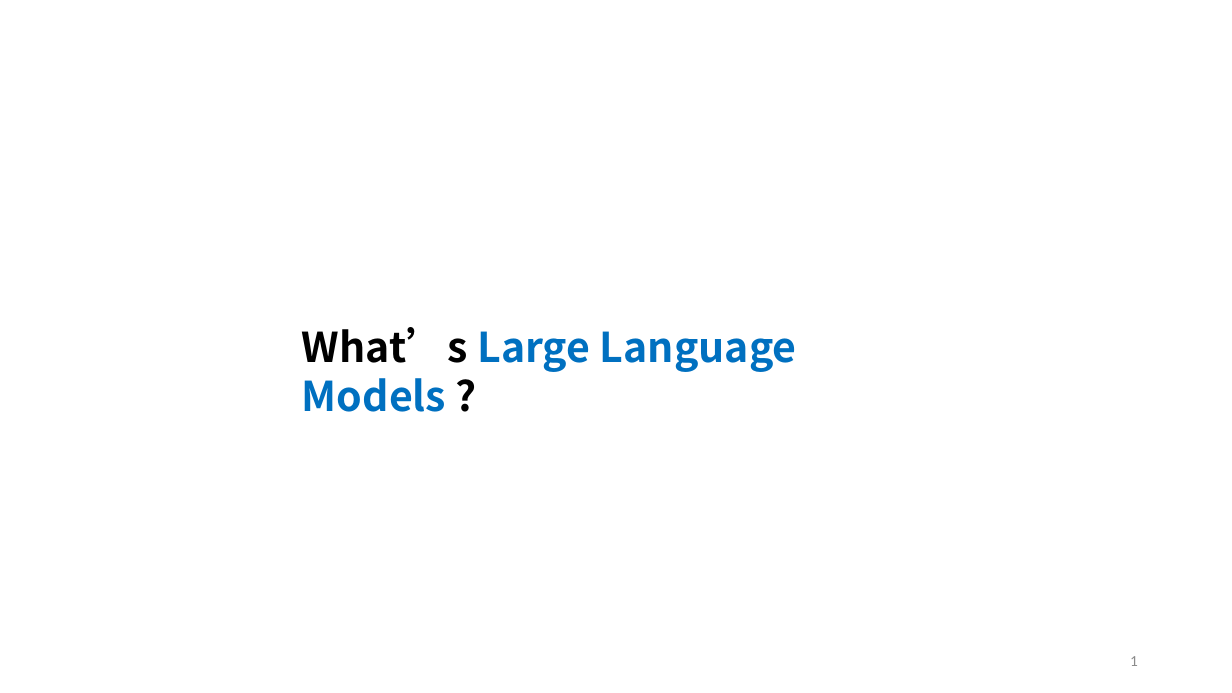
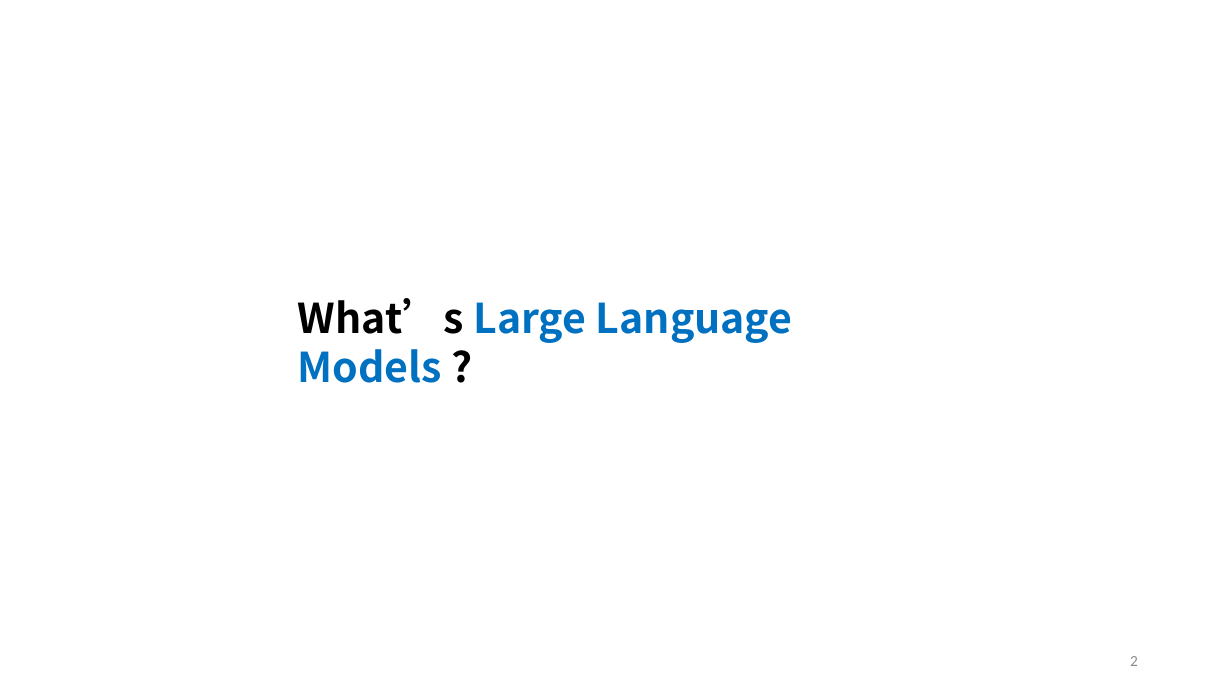
Before and after one commit to cathayins/llama_club, a slide deck: slide 3 of R1/R1.pptx (slide 2 before the commit). Drawn at 1232x693 pixels with LibreOffice and Linux fonts; fonts in the diff are those of the drawing. Boxes give left, top, right and bottom in pixels: in the first picture for what was removed or moved away, otherwise in the second. Text is boxed around its words. In the diff, an @@ line names an element or a change of style, - is before the commit and + after.

```diff
--- a/R1/R1.pptx
+++ b/R1/R1.pptx
@@ text "What’s Large Language Models ?": place and size @@
-text "What’s Large Language Models ?" at box(302, 327, 797, 412)
+text "What’s Large Language Models ?" at box(298, 298, 793, 383)
@@ page number at box(1130, 656, 1138, 666): text changed @@
-1
+2
```
Also in this commit, not shown: 4 other slides changed, 4 slides added, 1 slide removed.
